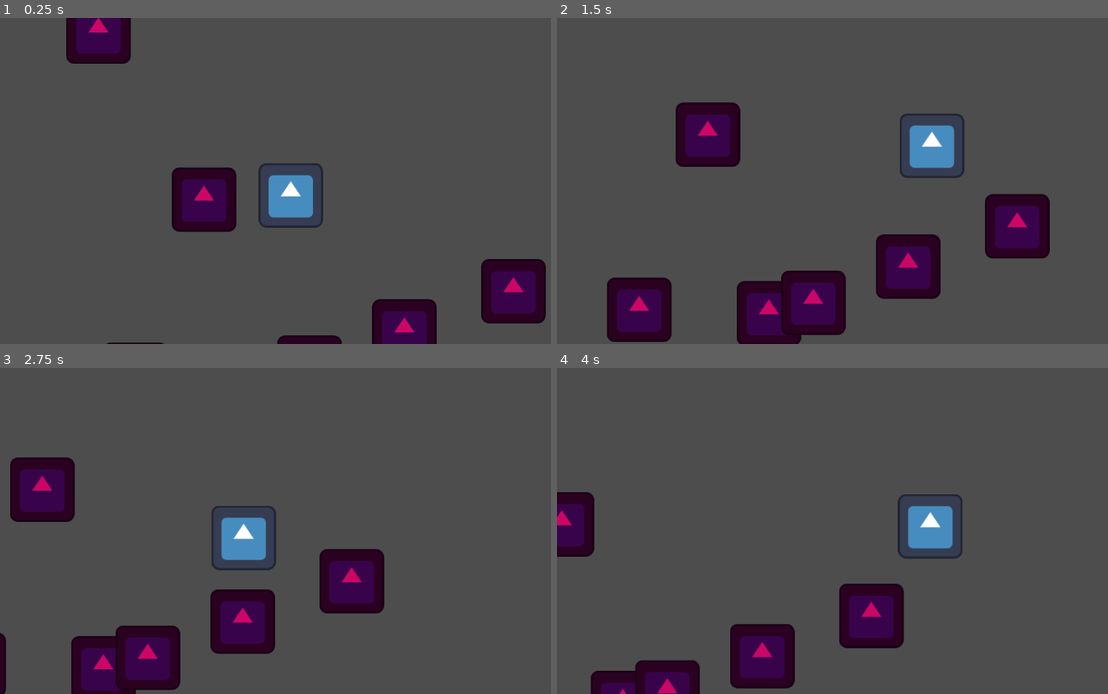
Above: before the commit, frames 1-4 (two rows, left to right).
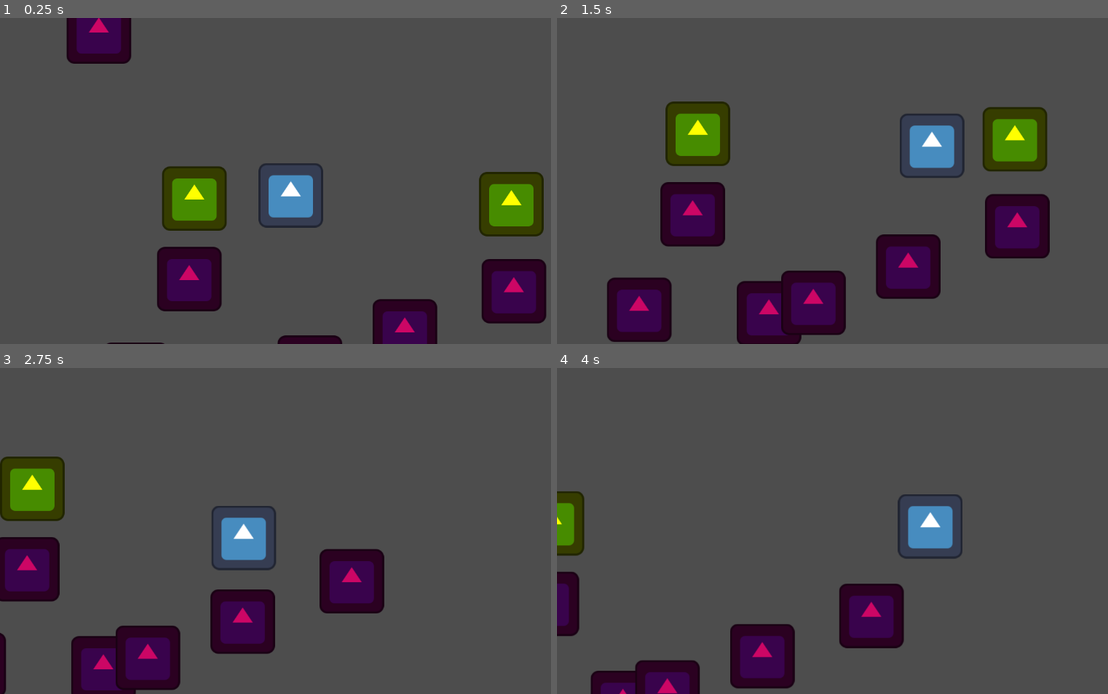
Above: after the commit, the same moments.

Repository: FeniXb3/3-kings
Game: Godot game, scene res://game.tscn
Two runs of this game, one before a commit and one after it. Both use one fixed random seed, a clock stepped at 60 frames per second and the inputs below. The engine's default icon, where the game draws it, is replaced by a stand-in: a white triangle on a blue panel in a dark square.
Inputs:
- Up to frame 1 (0.25 s): no input
- Up to frame 2 (1.5 s): hold Right (move_right) from 0.53 s (still down); tap Space (jump) at 0.77 s
- Up to frame 3 (2.75 s): tap Space (jump) at 1.52 s; release Right (move_right) at 2.03 s; hold Left (move_left) from 2.03 s (still down)
- Up to frame 4 (4 s): release Left (move_left) at 2.78 s; hold Right (move_right) from 2.78 s (still down); tap Space (jump) at 3.02, 3.77 s

The runs differ from the first frame. In frame 1, 7.5% of the frame differs, in the area x 12-100%, y 0-100%; in frame 2, 7.3%; in frame 3, 4.8%; in frame 4, 2.1%.

Commit message:
Implement picking coins

Diff:
--- /dev/null
+++ b/coin.gd
@@ -0,0 +1,17 @@
+extends Area2D
+
+
+# Called when the node enters the scene tree for the first time.
+func _ready() -> void:
+	pass # Replace with function body.
+
+
+# Called every frame. 'delta' is the elapsed time since the previous frame.
+func _process(delta: float) -> void:
+	pass
+
+
+func _on_body_entered(body: Node2D) -> void:
+	print("coin")
+	SignalBus.coin_picked.emit()
+	queue_free()
--- /dev/null
+++ b/coin.tscn
@@ -0,0 +1,19 @@
+[gd_scene load_steps=4 format=3 uid="uid://b2py7s8mp8ed7"]
+
+[ext_resource type="Script" uid="uid://qxcqqkiyqi1n" path="res://coin.gd" id="1_0t63x"]
+[ext_resource type="Texture2D" uid="uid://dgmqxhicscdnt" path="res://icon.svg" id="1_d5gmh"]
+
+[sub_resource type="RectangleShape2D" id="RectangleShape2D_0t63x"]
+size = Vector2(128, 128)
+
+[node name="Coin" type="Area2D"]
+script = ExtResource("1_0t63x")
+
+[node name="Sprite2D" type="Sprite2D" parent="."]
+modulate = Color(1, 1, 0, 1)
+texture = ExtResource("1_d5gmh")
+
+[node name="CollisionShape2D" type="CollisionShape2D" parent="."]
+shape = SubResource("RectangleShape2D_0t63x")
+
+[connection signal="body_entered" from="." to="." method="_on_body_entered"]
--- /dev/null
+++ b/game.gd
@@ -0,0 +1,16 @@
+extends Node2D
+
+var score: int = 0
+
+# Called when the node enters the scene tree for the first time.
+func _ready() -> void:
+	SignalBus.coin_picked.connect(_on_coin_picked)
+
+
+# Called every frame. 'delta' is the elapsed time since the previous frame.
+func _process(delta: float) -> void:
+	pass
+
+func _on_coin_picked():
+	score += 1
+	print(score)
--- a/game.tscn
+++ b/game.tscn
@@ -1,33 +1,45 @@
-[gd_scene load_steps=3 format=3 uid="uid://4pj5wx6lv35x"]
+[gd_scene load_steps=5 format=3 uid="uid://4pj5wx6lv35x"]
 
 [ext_resource type="PackedScene" uid="uid://h6o7uoje2mmx" path="res://player.tscn" id="1_80nbo"]
+[ext_resource type="Script" uid="uid://dabo5jfx26m86" path="res://game.gd" id="1_fc0e3"]
 [ext_resource type="PackedScene" uid="uid://cga8h22emota3" path="res://platform.tscn" id="2_e2o6t"]
+[ext_resource type="PackedScene" uid="uid://b2py7s8mp8ed7" path="res://coin.tscn" id="3_feb5d"]
 
 [node name="Game" type="Node2D"]
+script = ExtResource("1_fc0e3")
+
+[node name="Platforms" type="Node2D" parent="."]
+position = Vector2(0.775, 0)
+
+[node name="Platform" parent="Platforms" instance=ExtResource("2_e2o6t")]
+position = Vector2(449, 520)
+
+[node name="Platform2" parent="Platforms" instance=ExtResource("2_e2o6t")]
+position = Vector2(725, 427)
+
+[node name="Platform3" parent="Platforms" instance=ExtResource("2_e2o6t")]
+position = Vector2(941, 347)
+
+[node name="Platform4" parent="Platforms" instance=ExtResource("2_e2o6t")]
+position = Vector2(192, 513)
+
+[node name="Platform5" parent="Platforms" instance=ExtResource("2_e2o6t")]
+position = Vector2(119, -169)
+
+[node name="Platform6" parent="Platforms" instance=ExtResource("2_e2o6t")]
+position = Vector2(298, 323)
+
+[node name="Platform7" parent="Platforms" instance=ExtResource("2_e2o6t")]
+position = Vector2(537, 499)
+
+[node name="Platform8" parent="Platforms" instance=ExtResource("2_e2o6t")]
+position = Vector2(746, 833)
 
 [node name="Player" parent="." instance=ExtResource("1_80nbo")]
 position = Vector2(500, 128)
 
-[node name="Platform" parent="." instance=ExtResource("2_e2o6t")]
-position = Vector2(449, 520)
+[node name="Coin" parent="." instance=ExtResource("3_feb5d")]
+position = Vector2(309, 163)
 
-[node name="Platform2" parent="." instance=ExtResource("2_e2o6t")]
-position = Vector2(725, 427)
-
-[node name="Platform3" parent="." instance=ExtResource("2_e2o6t")]
-position = Vector2(941, 347)
-
-[node name="Platform4" parent="." instance=ExtResource("2_e2o6t")]
-position = Vector2(192, 513)
-
-[node name="Platform5" parent="." instance=ExtResource("2_e2o6t")]
-position = Vector2(119, -169)
-
-[node name="Platform6" parent="." instance=ExtResource("2_e2o6t")]
-position = Vector2(328, 165)
-
-[node name="Platform7" parent="." instance=ExtResource("2_e2o6t")]
-position = Vector2(537, 499)
-
-[node name="Platform8" parent="." instance=ExtResource("2_e2o6t")]
-position = Vector2(746, 833)
+[node name="Coin2" parent="." instance=ExtResource("3_feb5d")]
+position = Vector2(937, 174)
--- a/project.godot
+++ b/project.godot
@@ -14,6 +14,10 @@
 run/main_scene="res://game.tscn"
 config/features=PackedStringArray("4.5", "GL Compatibility")
 config/icon="res://icon.svg"
+
+[autoload]
+
+SignalBus="*res://signal_bus.gd"
 
 [input]
 
--- /dev/null
+++ b/signal_bus.gd
@@ -0,0 +1,3 @@
+extends Node
+
+signal coin_picked
Not shown, added: coin.gd.uid
Not shown, added: game.gd.uid
Not shown, added: signal_bus.gd.uid
